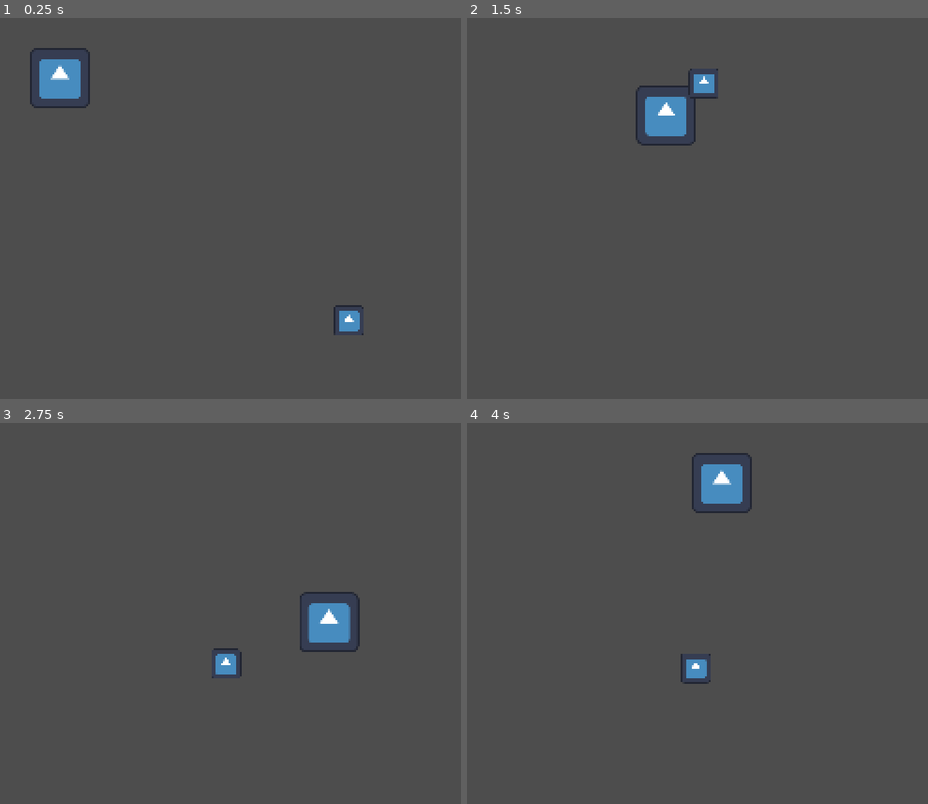
Above: before the commit, frames 1-4 (two rows, left to right).
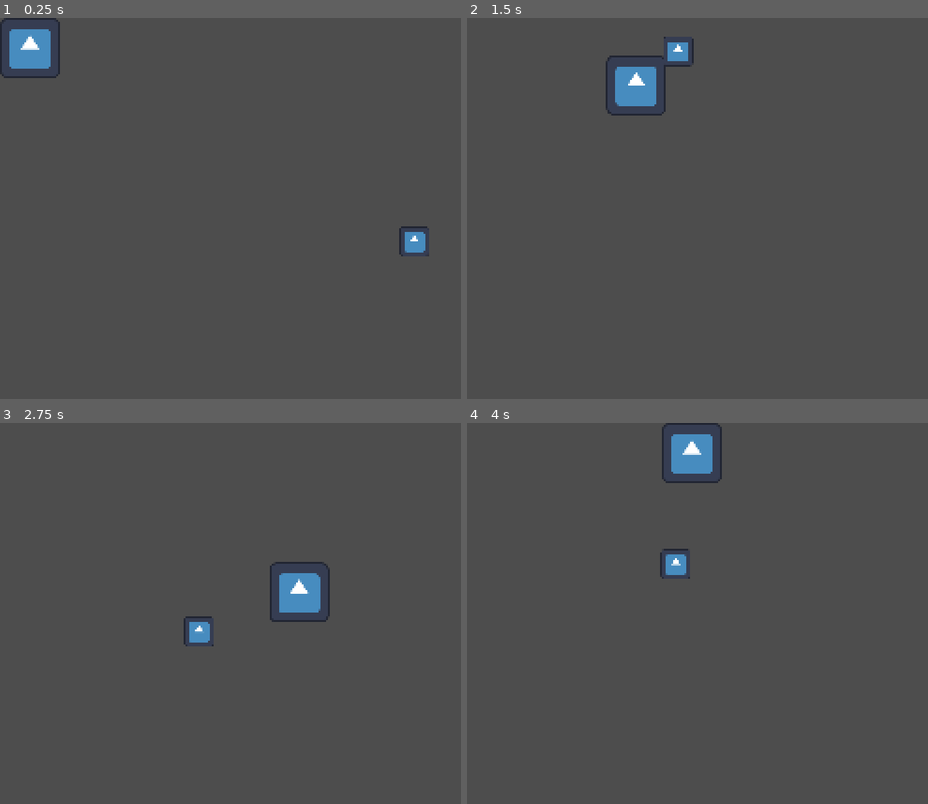
Above: after the commit, the same moments.

Repository: diego-escalante/GMTK2023-DuckDodge
Game: Godot game, scene res://Main.tscn
Same seed, same stepped clock (60 frames per second), same inputs: the game is played once before the commit and once after it. The engine's default icon, where the game draws it, is replaced by a stand-in: a white triangle on a blue panel in a dark square.
Inputs:
- Up to frame 1 (0.25 s): no input
- Up to frame 2 (1.5 s): hold D (move_right) 0.53-1.28 s; hold S (move_down) from 1.28 s (still down)
- Up to frame 3 (2.75 s): release S (move_down) at 2.03 s; hold D (move_right) from 2.03 s (still down)
- Up to frame 4 (4 s): release D (move_right) at 2.78 s; hold W (move_up) 2.78-3.53 s; hold A (move_left) from 3.53 s (still down)

The runs differ from the first frame. In frame 1, 2.7% of the frame differs, in the area x 0-94%, y 0-84%; in frame 2, 2.7%; in frame 3, 2.8%, in the area x 39-79%, y 36-67%; in frame 4, 2.7%.

Commit message:
Add more screen res tweaks

Diff:
--- a/Main.tscn
+++ b/Main.tscn
@@ -7,23 +7,29 @@
 [node name="Main" type="Node"]
 
 [node name="Duck" parent="." instance=ExtResource("2_bup2h")]
-position = Vector2(32, 32)
+position = Vector2(16, 16)
 
-[node name="StaticBody2D" parent="." instance=ExtResource("2_vmk6a")]
-position = Vector2(-16, 120)
-scale = Vector2(1, 7.5)
+[node name="Reticle" parent="." instance=ExtResource("3_d1p5t")]
+position = Vector2(240, 144)
 
-[node name="StaticBody2D2" parent="." instance=ExtResource("2_vmk6a")]
-position = Vector2(272, 120)
-scale = Vector2(1, 7.5)
+[node name="DuckSpawner" type="Node2D" parent="."]
+position = Vector2(272, 80)
+scale = Vector2(1, 5)
 
-[node name="StaticBody2D3" parent="." instance=ExtResource("2_vmk6a")]
+[node name="Boundary" type="Node" parent="."]
+
+[node name="Wall" parent="Boundary" instance=ExtResource("2_vmk6a")]
+position = Vector2(-16, 80)
+scale = Vector2(1, 5)
+
+[node name="Wall2" parent="Boundary" instance=ExtResource("2_vmk6a")]
+position = Vector2(272, 80)
+scale = Vector2(1, 5)
+
+[node name="Wall3" parent="Boundary" instance=ExtResource("2_vmk6a")]
 position = Vector2(128, -16)
 scale = Vector2(8, 1)
 
-[node name="StaticBody2D4" parent="." instance=ExtResource("2_vmk6a")]
-position = Vector2(128, 256)
+[node name="Wall4" parent="Boundary" instance=ExtResource("2_vmk6a")]
+position = Vector2(128, 176)
 scale = Vector2(8, 1)
-
-[node name="Reticle" parent="." instance=ExtResource("3_d1p5t")]
-position = Vector2(192, 192)
